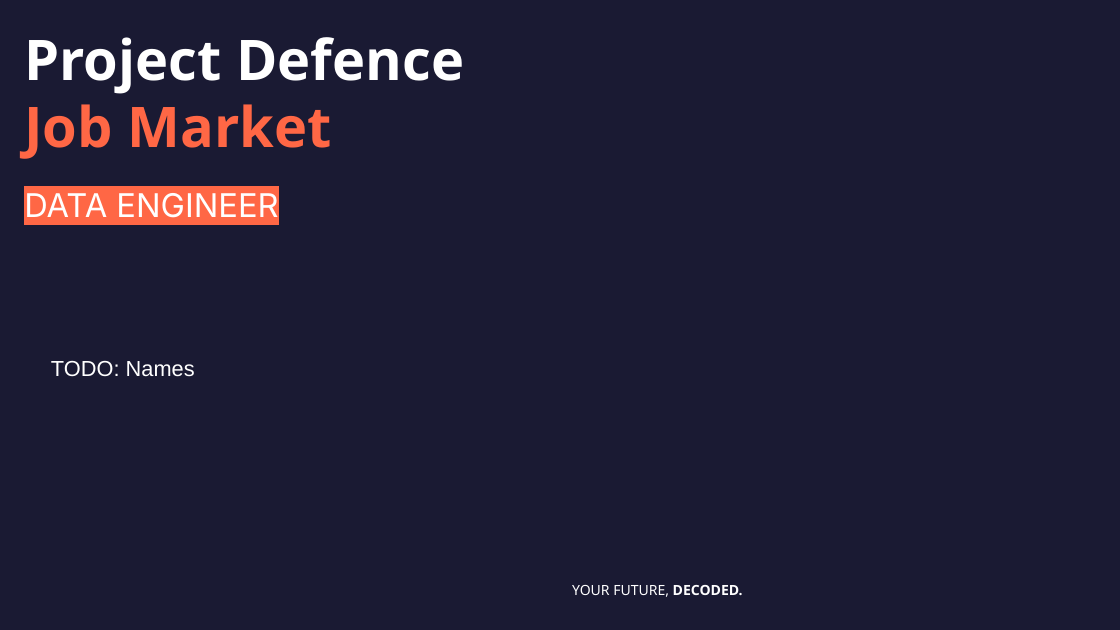
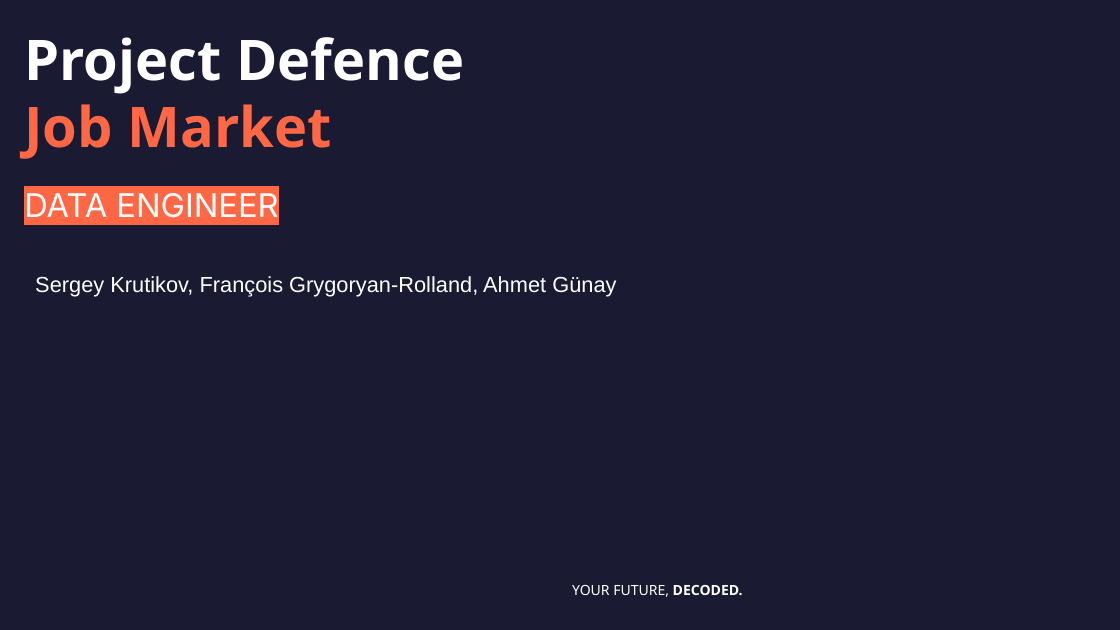
Before and after one commit to DataScientest-Studio/jun26bde-job-market, a slide deck: slide 1 of docs/defence/Defence.pptx. Drawn at 1120x630 pixels with LibreOffice and Linux fonts; fonts in the diff are those of the drawing; background and template pictures are left out. Boxes give left, top, right and bottom in pixels: in the first picture for what was removed or moved away, otherwise in the second. Text is boxed around its words. In the diff, an @@ line names an element or a change of style, - is before the commit and + after.

Commit message:
Add names to the presentation

```diff
--- a/docs/defence/Defence.pptx
+++ b/docs/defence/Defence.pptx
@@ text added at [35,276,616,297], 14 pt, text #FFFFFF @@
+Sergey Krutikov, François Grygoryan-Rolland, Ahmet Günay
@@ text removed at [51,361,195,377] @@
-TODO: Names
```
